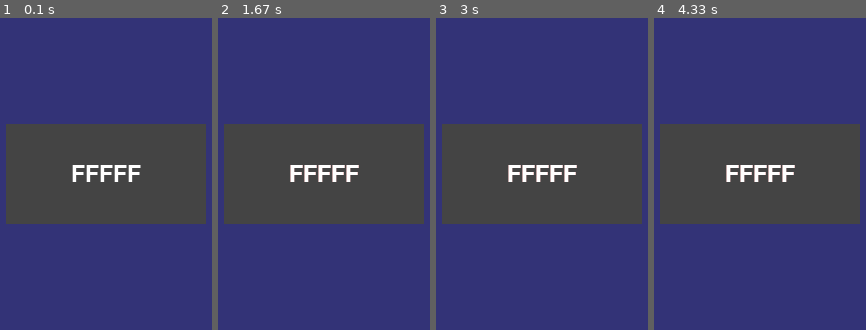
Above: before the commit, frames 1-4 (left to right).
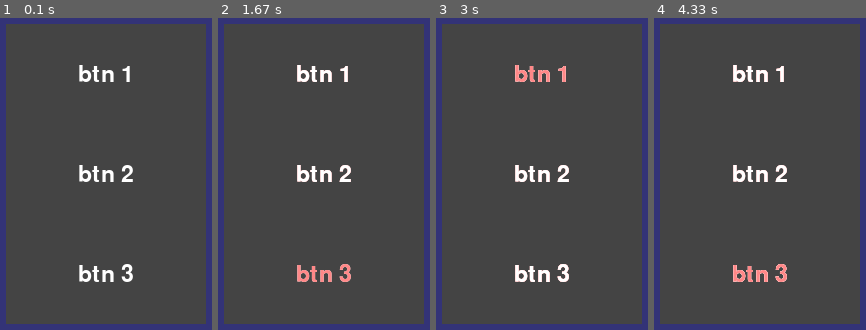
Above: after the commit, the same moments.

Repository: Danya0x07/Ghost-Hunter
Game: pygame game, started from main.py
The game is run twice, just before and just after one commit, with the same random seed, the same clock (stepped at 60 frames per second) and the same inputs.
Inputs (mouse positions are in pixels of both pictures, inside the frame that each line leads up to):
- Up to frame 1 (0.1 s): no input
- Up to frame 2 (1.67 s): click (324, 74) at 0.38 s; click (324, 174) at 0.72 s; click (outside the picture) at 1.05 s; click (402, 280) at 1.38 s
- Up to frame 3 (3 s): click (outside the picture) at 1.72 s; click (505, 298) at 2.55 s; click (516, 92) at 2.88 s
- Up to frame 4 (4.33 s): click (outside the picture) at 3.22 s; click (760, 273) at 4.05 s

The runs differ from the first frame. In frame 1, 62% of the frame differs, in the area x 2-98%, y 1-99%; in frame 2, 62%; in frame 3, 62%; in frame 4, 62%.

Commit message:
Панелька с кнопками.

Diff:
--- a/objects.py
+++ b/objects.py
@@ -102,8 +102,9 @@
     TXT_USUAL_COLOR = Color(BTN_TXT_USUAL_COLOR)
     TXT_SELECTED_COLOR = Color(BTN_TXT_SELECTED_COLOR)
     BG_COLOR = Color(BTN_BG_COLOR)
+    frame_rect = None
 
-    def __init__(self, text, screen_rect):
+    def __init__(self, text, position):
         super().__init__()
         self.text = text
         self.font = Font('resources/freesansbold.ttf', BTN_FONT_SIZE)
@@ -114,22 +115,32 @@
 
         self.image = Surface((BTN_WIDTH, BTN_HEIGHT))
         self.image.fill(Button.BG_COLOR)
-        self.rect = Rect(0, 0, BTN_WIDTH, BTN_HEIGHT)
-        self.rect.center = screen_rect.center
+        self.rect = Rect(0, position * BTN_HEIGHT, BTN_WIDTH, BTN_HEIGHT)
+        print(self.rect.center)
 
         self.image.blit(self.txt_image, self.txt_rect)
 
+        self.sens_rect = Rect(self.rect)
+        self.sens_rect.topleft = Button.get_abs_pos(position)
+
+    @staticmethod
+    def get_abs_pos(position):
+        left = Button.frame_rect.left
+        top = Button.frame_rect.top + position * BTN_HEIGHT
+        return left, top
+
     def check_pressed(self, position):
-        return self.rect.collidepoint(*position)
+        return self.sens_rect.collidepoint(*position)
 
     def refresh_txt_img(self, txt_color):
         if self.txt_color != txt_color:
             self.txt_color = txt_color
             self.txt_image = self.font.render(self.text, True, txt_color)
             self.image.blit(self.txt_image, self.txt_rect)
+            print('r', end='')
 
     def update(self, position):
-        if self.rect.collidepoint(*position):
+        if self.sens_rect.collidepoint(*position):
             self.refresh_txt_img(Button.TXT_SELECTED_COLOR)
         else:
             self.refresh_txt_img(Button.TXT_USUAL_COLOR)
--- a/scenes.py
+++ b/scenes.py
@@ -9,17 +9,22 @@
 
 
 class Menu:
+    NUM_OF_BTNS = 3
 
     def __init__(self, screen):
         self.screen = screen
         self.bg = Surface((SCREEN_WIDTH, SCREEN_HEIGHT))
         self.bg.fill(Color('#333377'))
         self.clock = Clock()
+        self.btn_frame = Surface((BTN_WIDTH, BTN_HEIGHT * Menu.NUM_OF_BTNS))
+        self.btn_rect = self.btn_frame.get_rect(center=self.bg.get_rect().center)
+        print(self.btn_rect.center)
         self.create_buttons()
 
     def create_buttons(self):
-        self.btn_play = Button("FFFFF", self.screen.get_rect())
-        self.buttons = Group(self.btn_play)
+        Button.frame_rect = self.btn_rect
+        self.btn_play = Button("btn 1", 0)
+        self.buttons = Group(self.btn_play, Button("btn 2", 1), Button("btn 3", 2))
 
     def check_events(self):
         for e in event.get():
@@ -34,9 +39,8 @@
         self.buttons.update(mouse.get_pos())
 
     def draw_objects(self):
-        #for btn in iter(self.buttons):
-         #   btn.draw(self.bg)
-        self.buttons.draw(self.bg)
+        self.buttons.draw(self.btn_frame)
+        self.bg.blit(self.btn_frame, self.btn_rect)
         self.screen.blit(self.bg, (0, 0))
 
     def mainloop(self):
--- a/settings.py
+++ b/settings.py
@@ -8,3 +8,5 @@
 BTN_TXT_SELECTED_COLOR = '#FF8888'
 BTN_BG_COLOR = '#444444'
 BTN_FONT_SIZE = 34
+
+SCREEN_CENTER = (SCREEN_WIDTH // 2, SCREEN_HEIGHT // 2)
